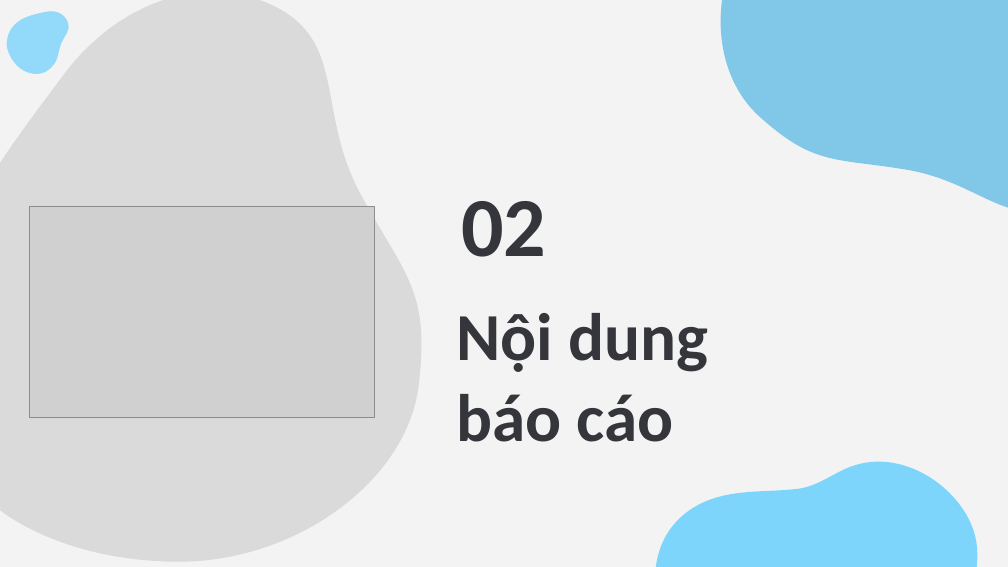
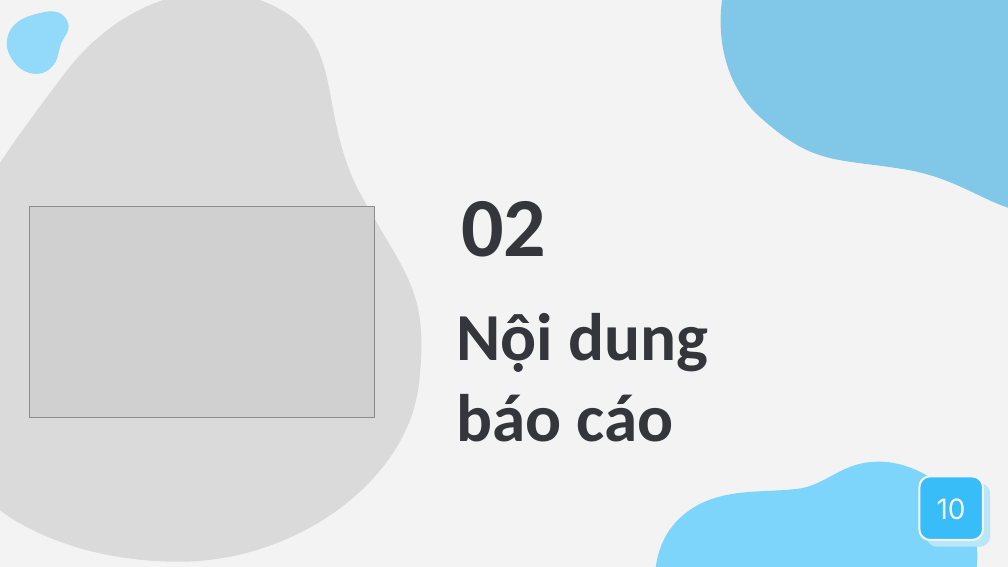
Before and after one commit to phamhuulocforwork/csn-da21ttb-phamhuuloc-learnAboutTailWindCSS, a slide deck: slide 14 of thesis/pptx/csn-slide-baocao.pptx. Drawn at 1008x567 pixels with LibreOffice and Linux fonts; fonts in the diff are those of the drawing; grey boxes stand for pictures; background and template pictures are left out. Boxes give left, top, right and bottom in pixels: in the first picture for what was removed or moved away, otherwise in the second. Text is boxed around its words. In the diff, an @@ line names an element or a change of style, - is before the commit and + after.

```diff
--- a/thesis/pptx/csn-slide-baocao.pptx
+++ b/thesis/pptx/csn-slide-baocao.pptx
@@ rounded rectangle added at (919,477,983,540), fill #38BDF8, outline #F3F3F3 1.5 pt, 20 pt, text #F3F3F3 @@
+10
@@ rounded rectangle added at (926,483,990,546), fill #BBE6F8, 20 pt, text #F3F3F3 @@
+1
```
Also in this commit, not shown: 19 other slides changed, 1 slide added, 1 slide removed.
